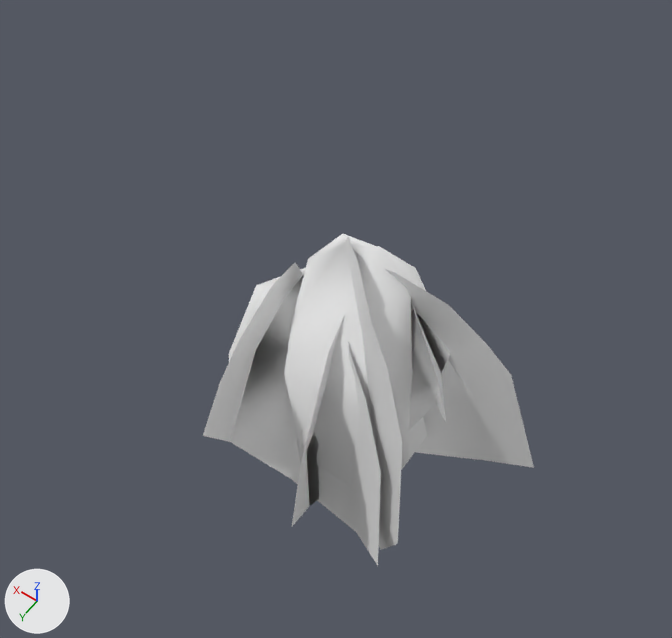
The glTF model Project/area/2 dino jungle/object/model/CactusPieces.gltf: old version first, new version second.
Before and after are seen from a camera (50 mm lens) standing at (-1.43, 2.29, 4.15) and looking at (0.2, 0.0, 0.56). The axes (+X, +Y, +Z) are drawn at lower left. The lights are the same throughout.

Script lines for the objects in view, before the commit:
```python
me_cactuspiece1 = bpy.data.meshes.new('CactusPiece1')
me_cactuspiece1.from_pydata(...)  # 62 vertices, 97 faces; spans x -0.86..0.86, y -0.76..0.76, z -0.58..0.58
# faces by material slot: [49, 20, 28]
me_cactuspiece1.materials.append(mat_cactus_obstacle)
me_cactuspiece1.materials.append(mat_cactus_obstacle_inside)
me_cactuspiece1.materials.append(mat_cactus_obstacle_spikes)
me_cactuspiece2 = bpy.data.meshes.new('CactusPiece2')
me_cactuspiece2.from_pydata(...)  # 30 vertices, 46 faces; spans x -0.54..0.54, y -0.51..0.51, z -0.77..0.77
# faces by material slot: [18, 16, 12]
me_cactuspiece2.materials.append(mat_cactus_obstacle)
me_cactuspiece2.materials.append(mat_cactus_obstacle_inside)
me_cactuspiece2.materials.append(mat_cactus_obstacle_spikes)
me_cactuspiece3 = bpy.data.meshes.new('CactusPiece3')
me_cactuspiece3.from_pydata(...)  # 44 vertices, 70 faces; spans x -0.467..0.467, y -0.662..0.662, z -0.541..0.541
# faces by material slot: [32, 22, 16]
me_cactuspiece3.materials.append(mat_cactus_obstacle)
me_cactuspiece3.materials.append(mat_cactus_obstacle_inside)
me_cactuspiece3.materials.append(mat_cactus_obstacle_spikes)
ob_cactuspiece1 = bpy.data.objects.new('CactusPiece1', me_cactuspiece1)
ob_cactuspiece1.location = (0.0, 0.0, 0.0)
ob_cactuspiece2 = bpy.data.objects.new('CactusPiece2', me_cactuspiece2)
ob_cactuspiece2.location = (0.0, 0.0, 0.0)
ob_cactuspiece3 = bpy.data.objects.new('CactusPiece3', me_cactuspiece3)
ob_cactuspiece3.location = (0.0, 0.0, 0.0)
```
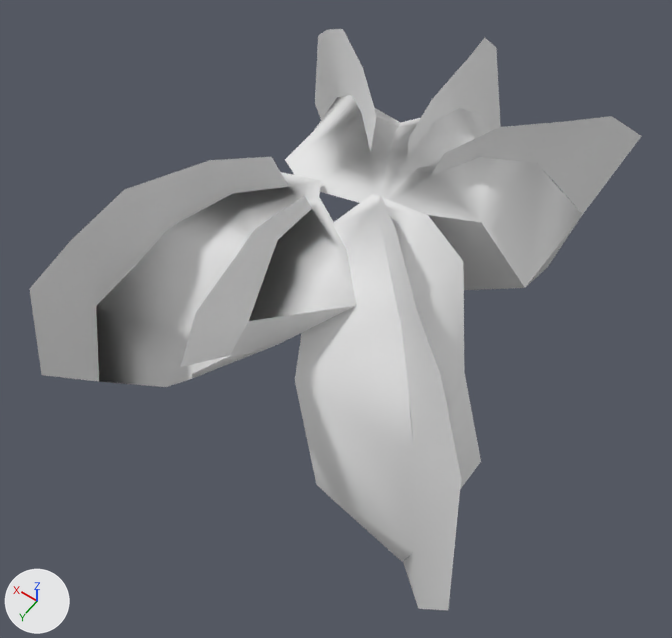
What differs and where, as boxes [x1, y1, x2, y2] in the pictures (672 x 638 px):
'CactusPiece1', moved, turned: before [203, 246, 534, 566]; after [285, 29, 641, 290]
'CactusPiece3', moved, turned: before [292, 301, 450, 526]; after [29, 157, 356, 387]
'CactusPiece2', moved: before [284, 234, 427, 550]; after [295, 194, 481, 611]

The edits, one by one:
Object 'CactusPiece1' (ob_cactuspiece1) moves from (0.0, 0.0, 0.0) to (0.131, -0.709, 1.225).
Object 'CactusPiece1' (ob_cactuspiece1) turns from (0, 0, 0) to (0, 0, 140) degrees about x, y and z.
Object 'CactusPiece2' (ob_cactuspiece2) moves from (0.0, 0.0, 0.0) to (-0.495, 0.51, 0.969).
Object 'CactusPiece3' (ob_cactuspiece3) moves from (0.0, 0.0, 0.0) to (0.375, 0.755, 1.308).
Object 'CactusPiece3' (ob_cactuspiece3) turns from (0, 0, 0) to (0, 0, -48) degrees about x, y and z.
